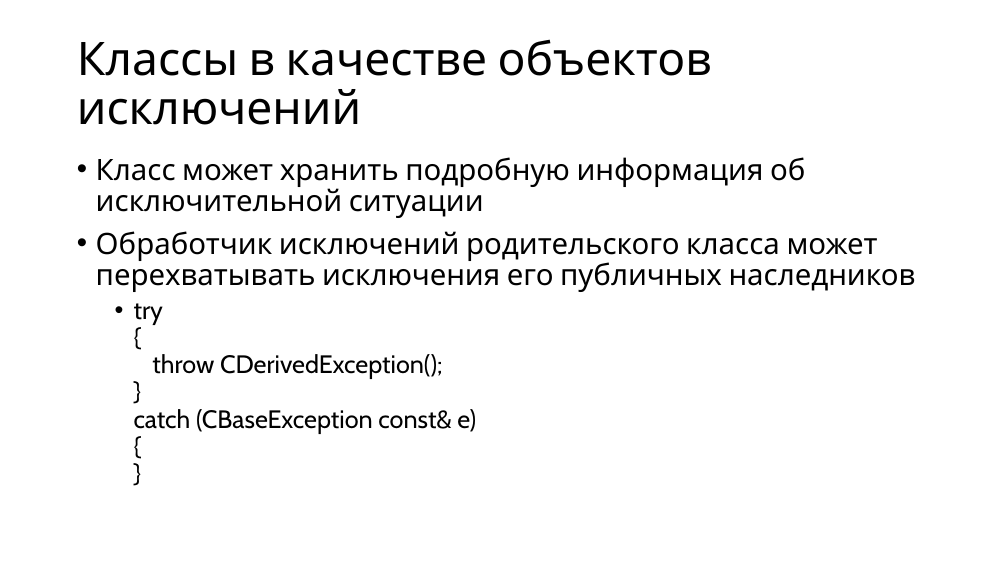
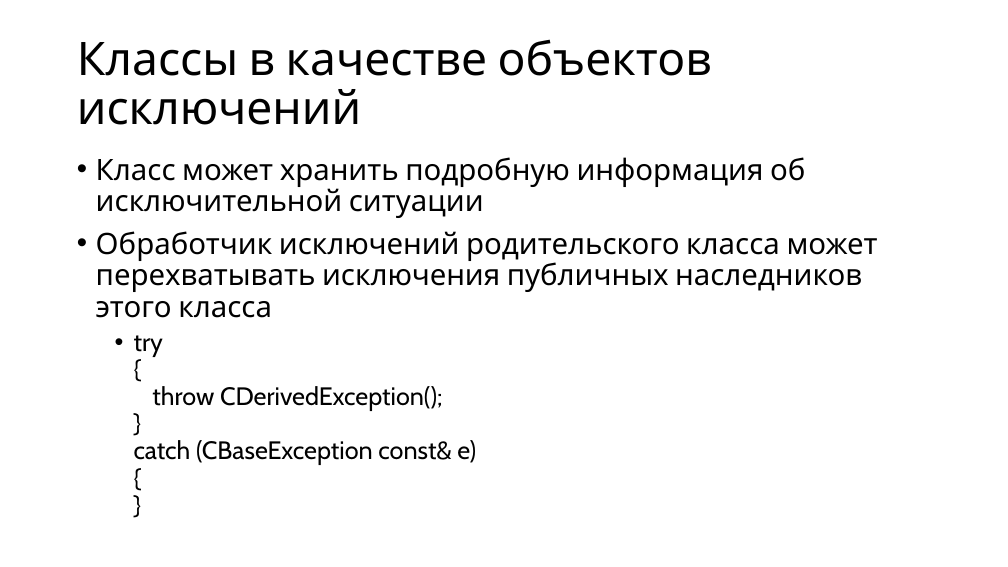
Before and after one commit to alexey-malov/oop, a slide deck: slide 14 of lectures/05/Обработка ошибок и исключительных ситуаций.pptx (slide 12 before the commit). Drawn at 1008x567 pixels with LibreOffice and Linux fonts; fonts in the diff are those of the drawing. Boxes give left, top, right and bottom in pixels: in the first picture for what was removed or moved away, otherwise in the second. Text is boxed around its words. In the diff, an @@ line names an element or a change of style, - is before the commit and + after.

Commit message:
Доработка лекции про исключения

```diff
--- a/lectures/05/Обработка ошибок и исключительных ситуаций.pptx
+++ b/lectures/05/Обработка ошибок и исключительных ситуаций.pptx
@@ text at [96,231,878,318]: text changed @@
-• Обработчик исключений родительского класса может перехватывать исключения его публичных наследников
+• Обработчик исключений родительского класса может перехватывать исключения публичных наследников этого класса
```
Also in this commit, not shown: 12 other slides changed, 14 slides added, 1 slide removed, 2 other files.
